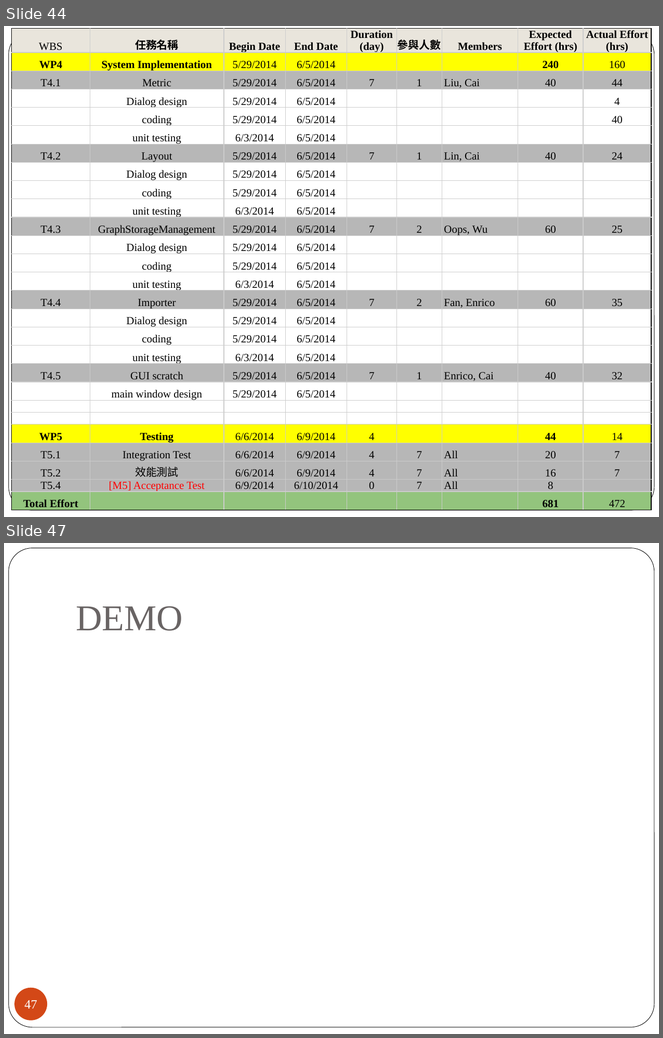
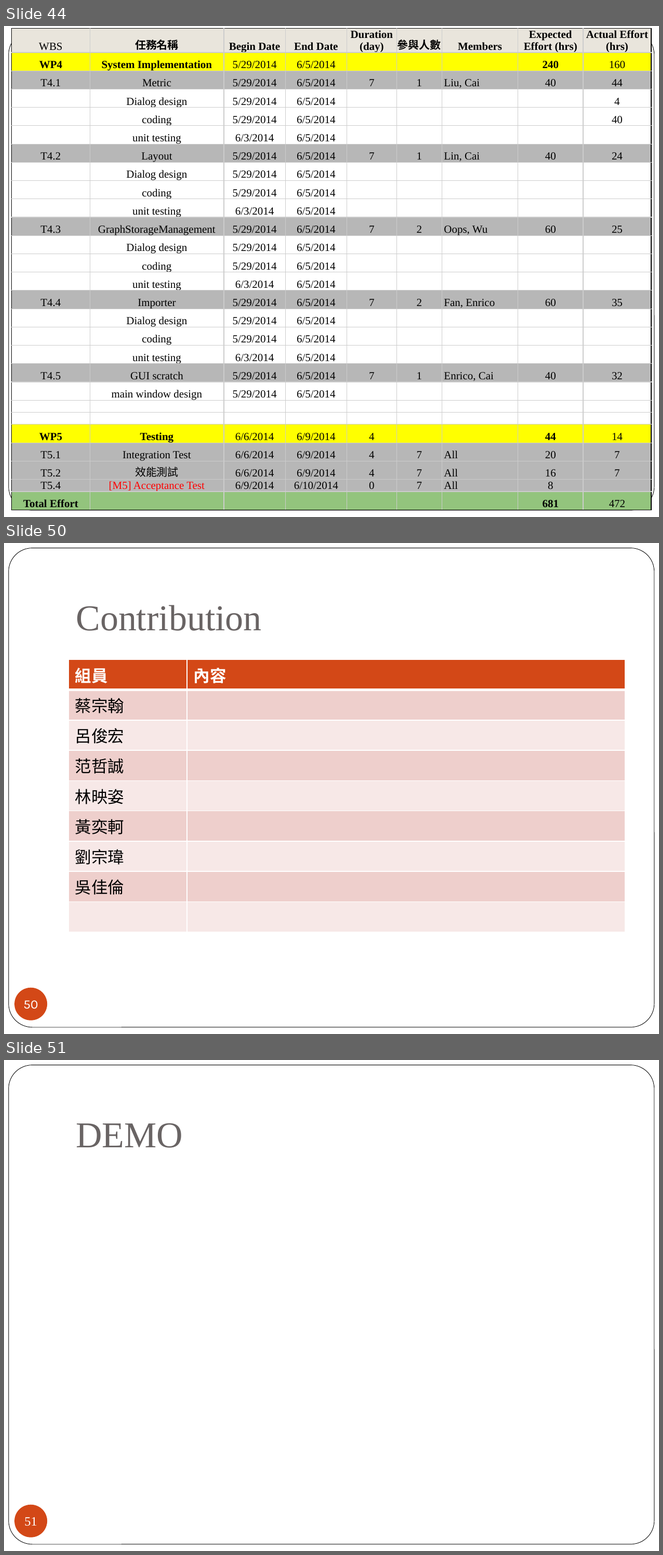
Before and after one commit to 2014-sed-team3/term-project, a slide deck: project/report/report.pptx. Shown one above the other, each under a label of ours: slides 44 and 47 before the commit, slides 44, 50 and 51 after it; the slides between them are not shown. The pictures are 663x1038 and 663x1555 pixels, drawn with LibreOffice and Linux fonts; fonts in the diff are those of the drawing. Boxes give left, top, right and bottom in pixels: in the first picture for what was removed or moved away, otherwise in the second. Text is boxed around its words. In the diff, an @@ line names an element or a change of style, - is before the commit and + after.

```diff
--- a/project/report/report.pptx
+++ b/project/report/report.pptx
@@ slide 50 added at bbox=[4, 543, 659, 1034], background #FFFFFF; not listed: 1 template element that a slide beside it also shows @@
@@ title added at bbox=[76, 605, 261, 631], 40 pt, text #696464 @@
+Contribution
@@ table added at bbox=[68, 659, 625, 899], 9 rows, 2 columns @@
+組員 | 內容
+蔡宗翰 | 
+呂俊宏 | 
+范哲誠 | 
+林映姿 | 
+黃奕軻 | 
+劉宗瑋 | 
+吳佳倫 | 
+ | 
@@ page number added at bbox=[14, 988, 47, 1021], fill #D34817, 14 pt, text #FFFFFF @@
+50
@@ what was slide 47 is now slide 51 @@
@@ page number at bbox=[24, 1518, 37, 1526]: text changed @@
-47
+51
```
Also in this commit, not shown: 9 slides changed, 3 other slides added.
